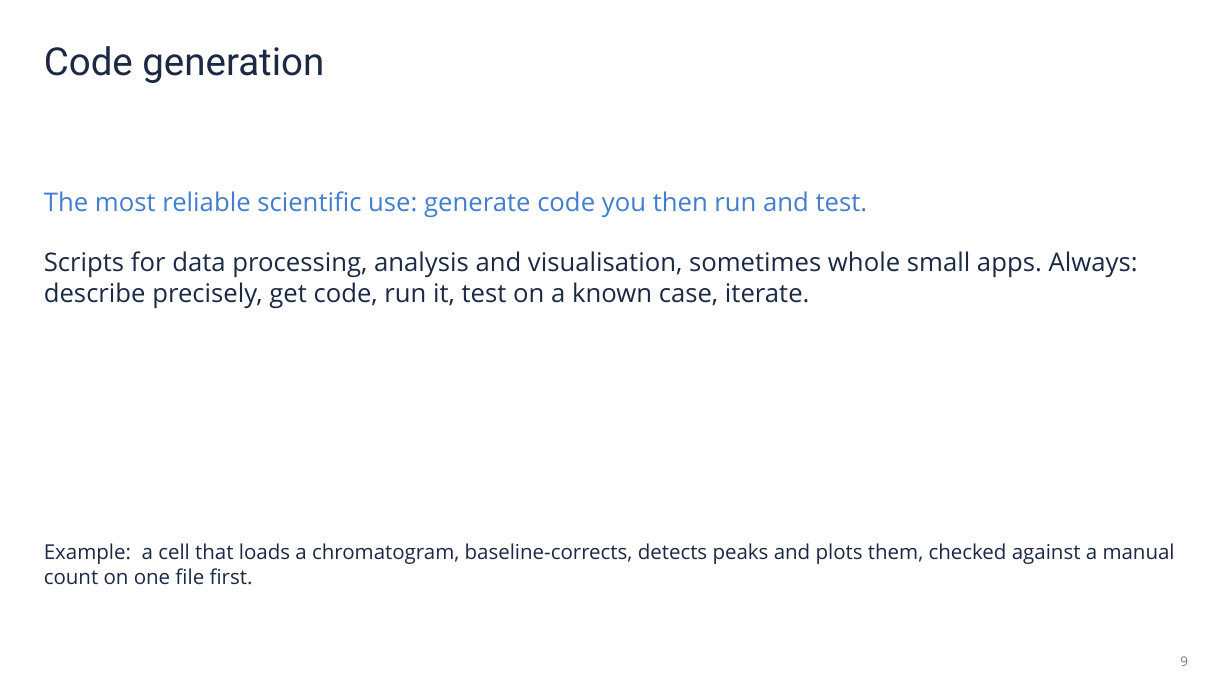
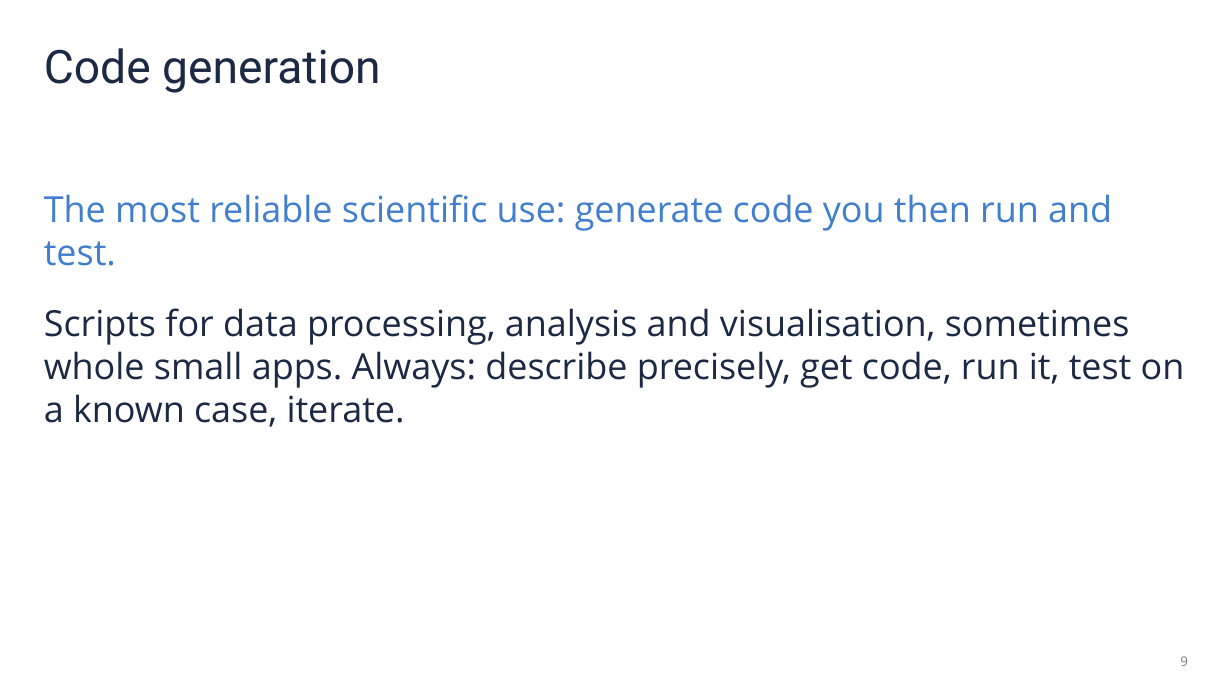
Before and after one commit to CompOmics/ML_AI_Analytical_Chemistry_Course, a slide deck: slide 6 of 05_LLM_Tools/slides/5_3_Part5_LLM_slides.pptx. Drawn at 1232x693 pixels with LibreOffice and Linux fonts; fonts in the diff are those of the drawing. Boxes give left, top, right and bottom in pixels: in the first picture for what was removed or moved away, otherwise in the second. Text is boxed around its words. In the diff, an @@ line names an element or a change of style, - is before the commit and + after.

```diff
--- a/05_LLM_Tools/slides/5_3_Part5_LLM_slides.pptx
+++ b/05_LLM_Tools/slides/5_3_Part5_LLM_slides.pptx
@@ text "Code generation" at (44,48,380,93): size 30 to 36 pt @@
@@ text "The most reliable scientific use: ..." at (44,194,1185,427): size 20 to 28 pt @@
@@ text removed at (44,543,1175,585) @@
-Example: a cell that loads a chromatogram, baseline-corrects, detects peaks and plots them, checked against a manual count on one file first.
```
Also in this commit, not shown: 5 other slides changed.
